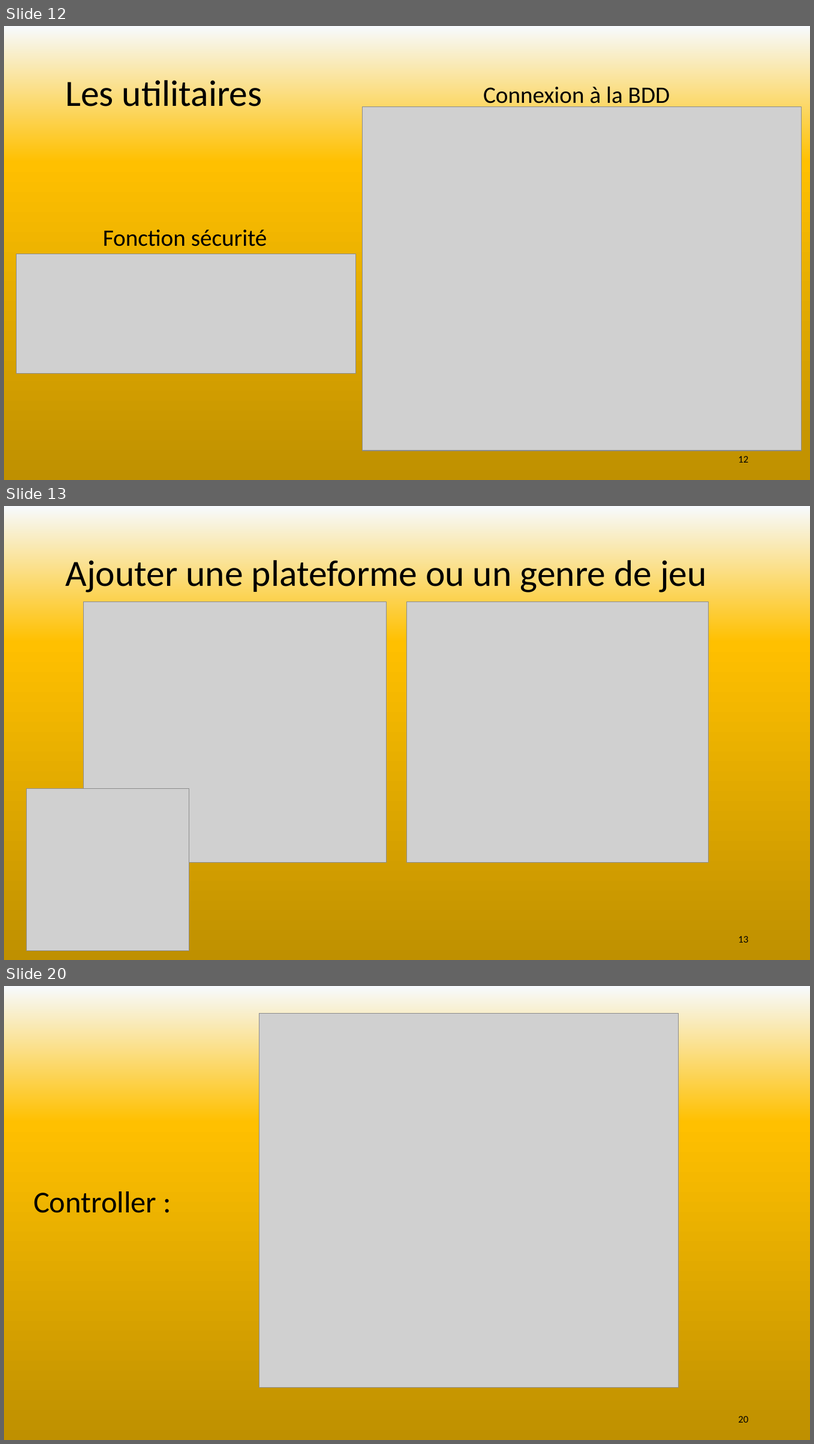
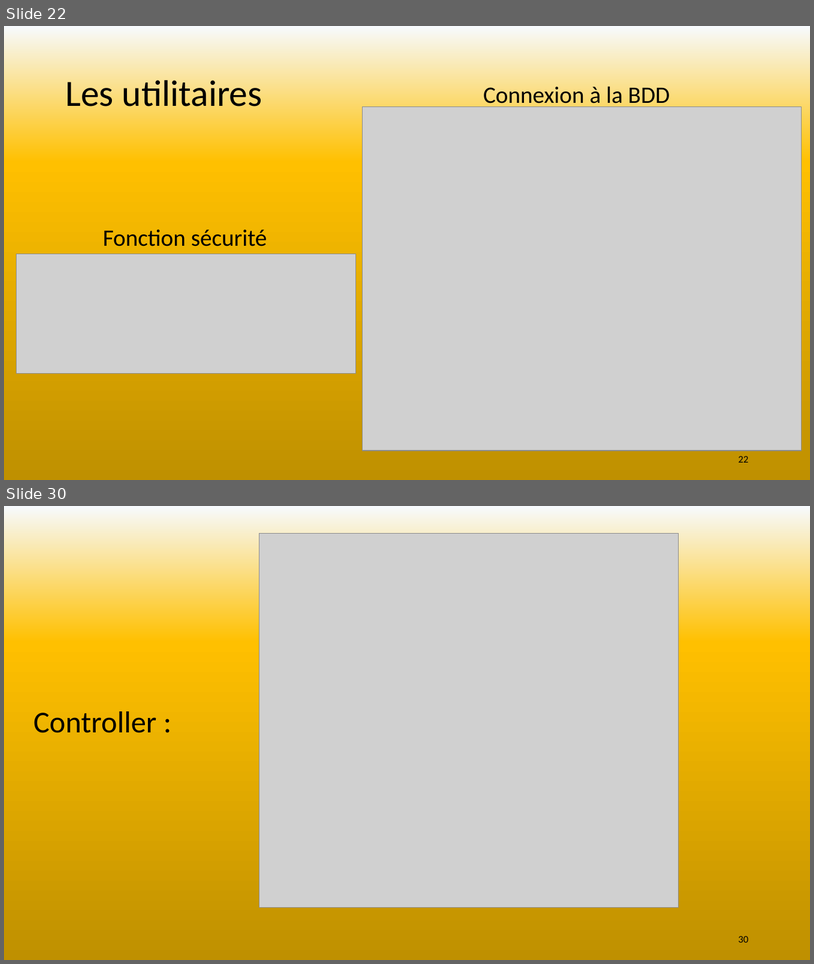
Before and after one commit to SebLeyr/Rotten_potatoes, a slide deck: Conception/Rotten potatoes.pptx. Shown one above the other, each under a label of ours: slides 12, 13 and 20 before the commit, slides 22 and 30 after it; the slides between them are not shown. The pictures are 814x1444 and 814x964 pixels, drawn with LibreOffice and Linux fonts; fonts in the diff are those of the drawing; grey boxes stand for pictures. Boxes give left, top, right and bottom in pixels: in the first picture for what was removed or moved away, otherwise in the second. Text is boxed around its words. In the diff, an @@ line names an element or a change of style, - is before the commit and + after.

```diff
--- a/Conception/Rotten potatoes.pptx
+++ b/Conception/Rotten potatoes.pptx
@@ slide 13 removed at <box>4,506,810,960</box>, background gradient #F7FAFD to #FFC000 to #BF9000 to #FFFFFF @@
@@ title removed at <box>65,555,707,592</box> @@
-Ajouter une plateforme ou un genre de jeu
@@ picture removed at <box>83,602,386,862</box> @@
@@ picture removed at <box>408,602,710,862</box> @@
@@ picture removed at <box>26,789,189,951</box> @@
@@ page number removed at <box>738,936,749,942</box> @@
-13
@@ what was slide 12 is now slide 22 @@
@@ page number at <box>738,456,749,462</box>: text changed @@
-12
+22
@@ what was slide 20 is now slide 30 @@
@@ page number at <box>738,936,749,942</box>: text changed @@
-20
+30
```
Also in this commit, not shown: 2 slides changed, 17 slides added, 6 other slides removed, 10 other files.
